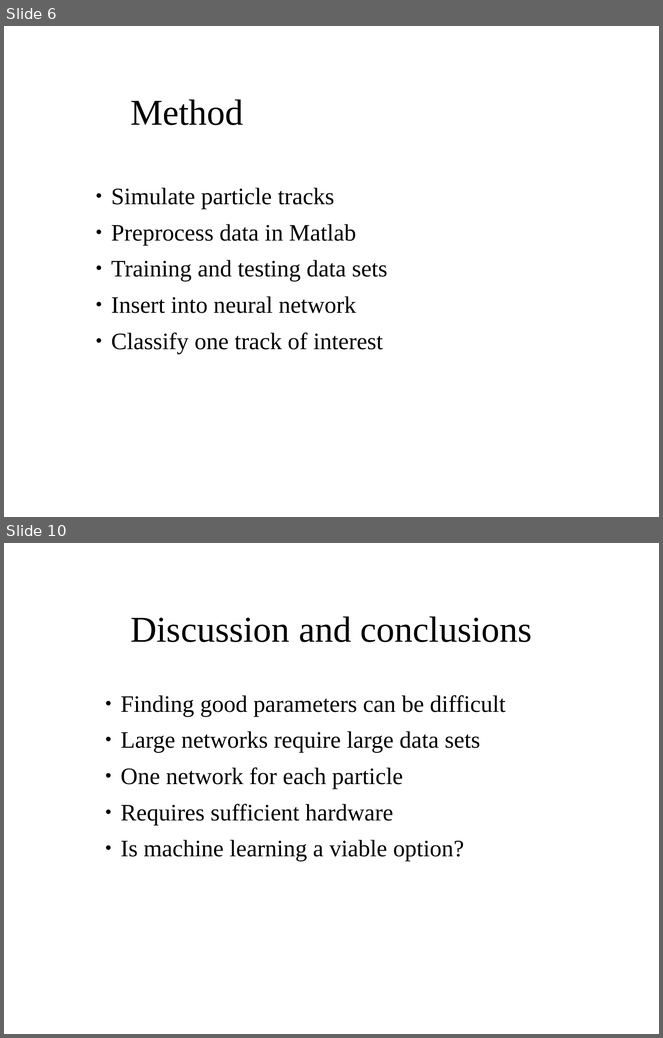
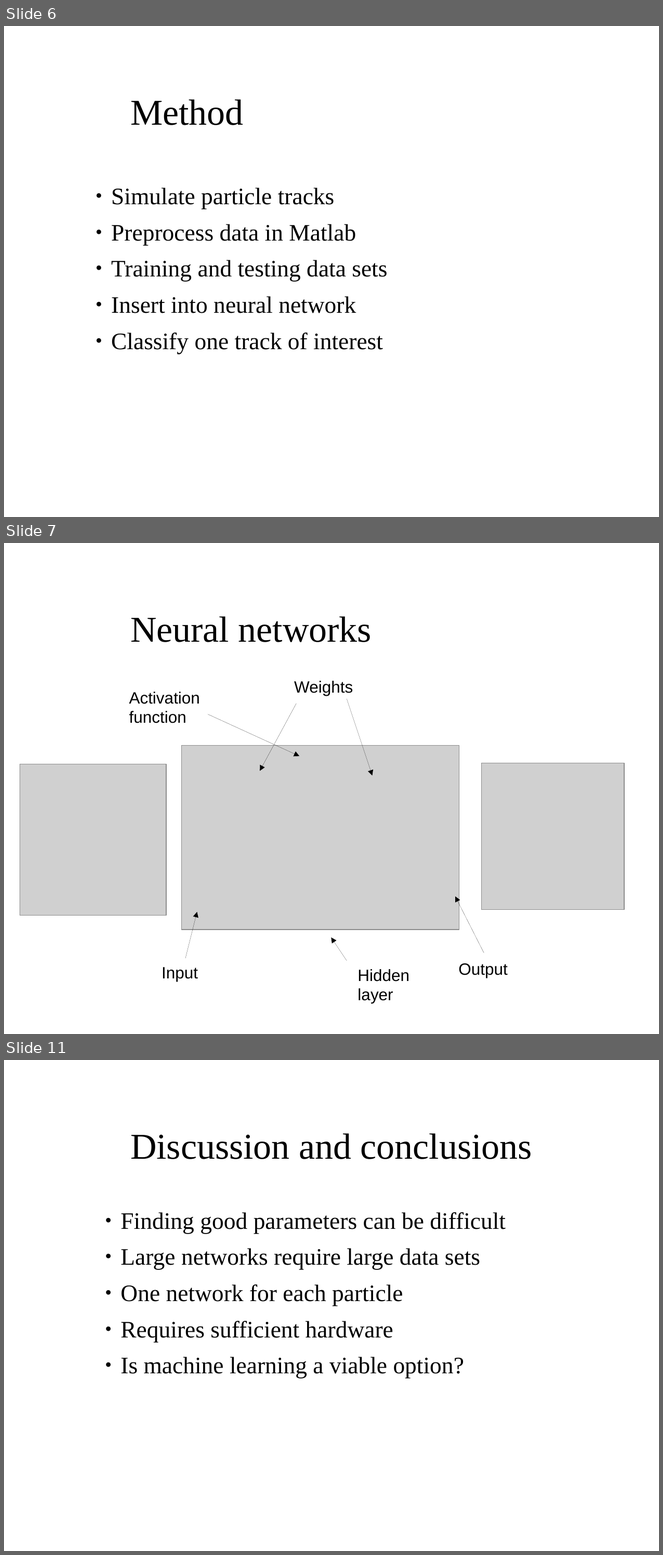
Before and after one commit to aaaaarvi/Projektarbete17, a slide deck: presentation/presentation.odp. Shown one above the other, each under a label of ours: slides 6 and 10 before the commit, slides 6, 7 and 11 after it; the slides between them are not shown. The pictures are 663x1038 and 663x1555 pixels, drawn with LibreOffice and Linux fonts; fonts in the diff are those of the drawing; grey boxes stand for pictures; background and template pictures are left out. Boxes give left, top, right and bottom in pixels: in the first picture for what was removed or moved away, otherwise in the second. Text is boxed around its words. In the diff, an @@ line names an element or a change of style, - is before the commit and + after.

Commit message:
added images to presentation

```diff
--- a/presentation/presentation.odp
+++ b/presentation/presentation.odp
@@ slide 7 added at <box>4,543,659,1034</box>, background picture (left out) @@
@@ title added at <box>130,616,372,642</box>, 40 pt, text #000000 @@
+Neural networks
@@ text added at <box>294,681,353,696</box>, 18 pt, text #000000 @@
+Weights
@@ text added at <box>129,692,200,723</box>, 18 pt, text #000000 @@
+Activation
+function
@@ arrow added from (296, 704) to (260, 771), #000000 0 pt @@
@@ arrow added from (347, 699) to (372, 775), #000000 0 pt @@
@@ arrow added from (208, 715) to (299, 757), #000000 0 pt @@
@@ picture added at <box>181,745,460,930</box> @@
@@ picture added at <box>20,765,166,916</box> @@
@@ picture added at <box>482,763,624,910</box> @@
@@ arrow added from (484, 953) to (455, 897), #000000 0 pt @@
@@ arrow added from (185, 958) to (197, 912), #000000 0 pt @@
@@ arrow added from (347, 961) to (331, 938), #000000 0 pt @@
@@ text added at <box>458,964,507,978</box>, 18 pt, text #000000 @@
+Output
@@ text added at <box>162,967,198,982</box>, 18 pt, text #000000 @@
+Input
@@ text added at <box>358,969,410,1004</box>, 18 pt, text #000000 @@
+Hidden
+layer
@@ what was slide 10 is now slide 11 @@
```
Also in this commit, not shown: 5 slides changed, 2 other slides added, 2 slides removed, 17 other files.
